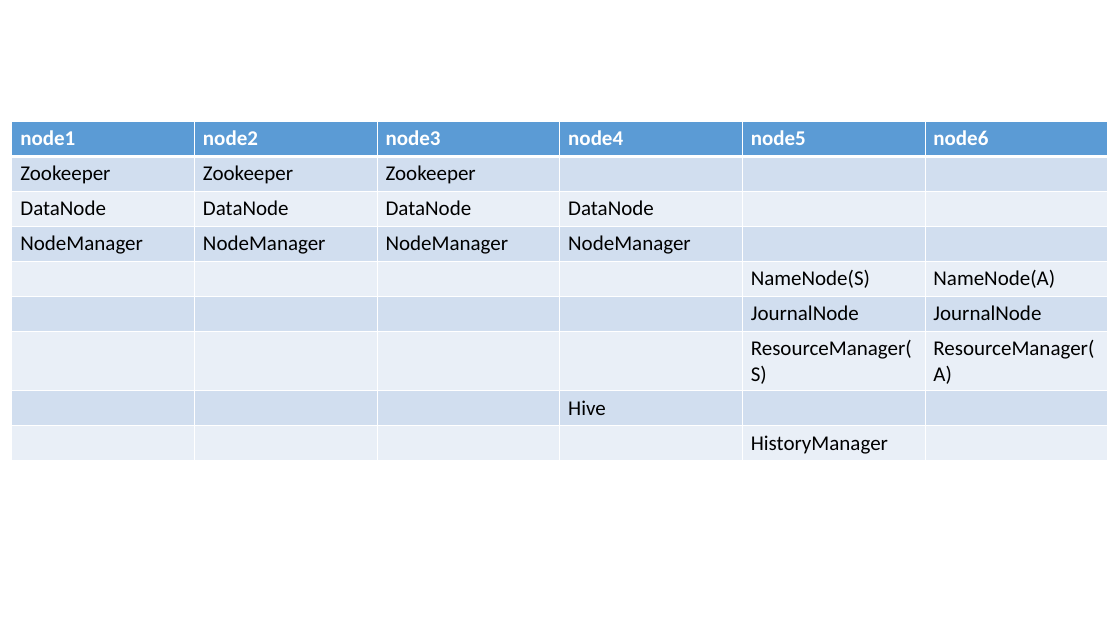
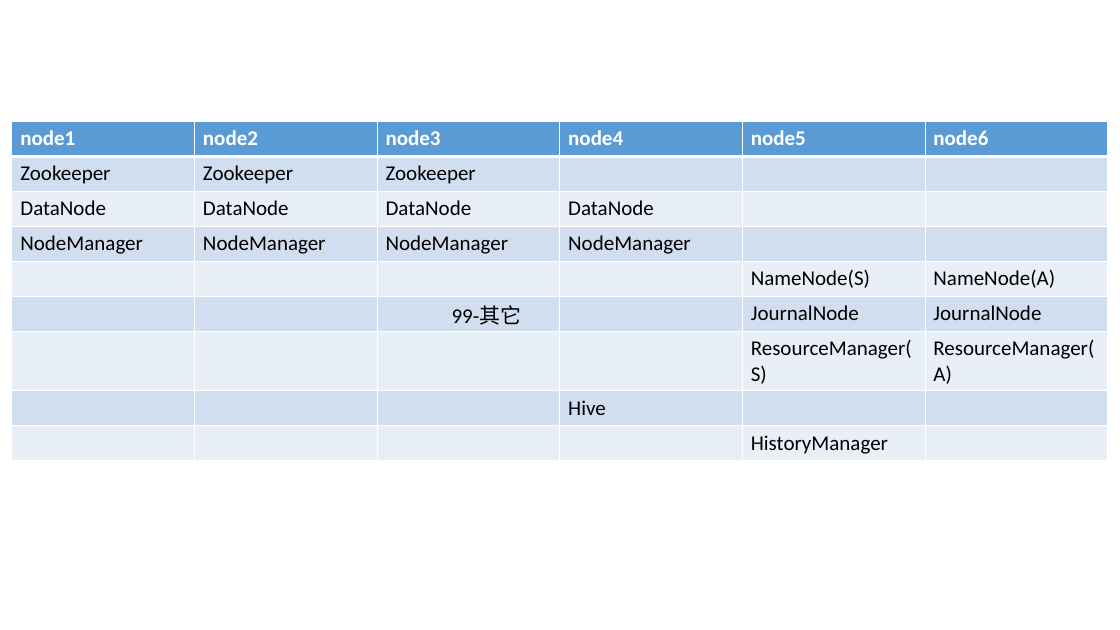
Before and after one commit to rockleeprc/note, a slide deck: slide 2 of ppt/BI.pptx (slide 1 before the commit). Drawn at 1120x630 pixels with LibreOffice and Linux fonts; fonts in the diff are those of the drawing. Boxes give left, top, right and bottom in pixels: in the first picture for what was removed or moved away, otherwise in the second. Text is boxed around its words. In the diff, an @@ line names an element or a change of style, - is before the commit and + after.

```diff
--- a/ppt/BI.pptx
+++ b/ppt/BI.pptx
@@ text added at (x1=452, y1=305, x2=522, y2=325), 18 pt, text #000000 @@
+99-其它
```
Also in this commit, not shown: 1 slide added, 2 other files.
